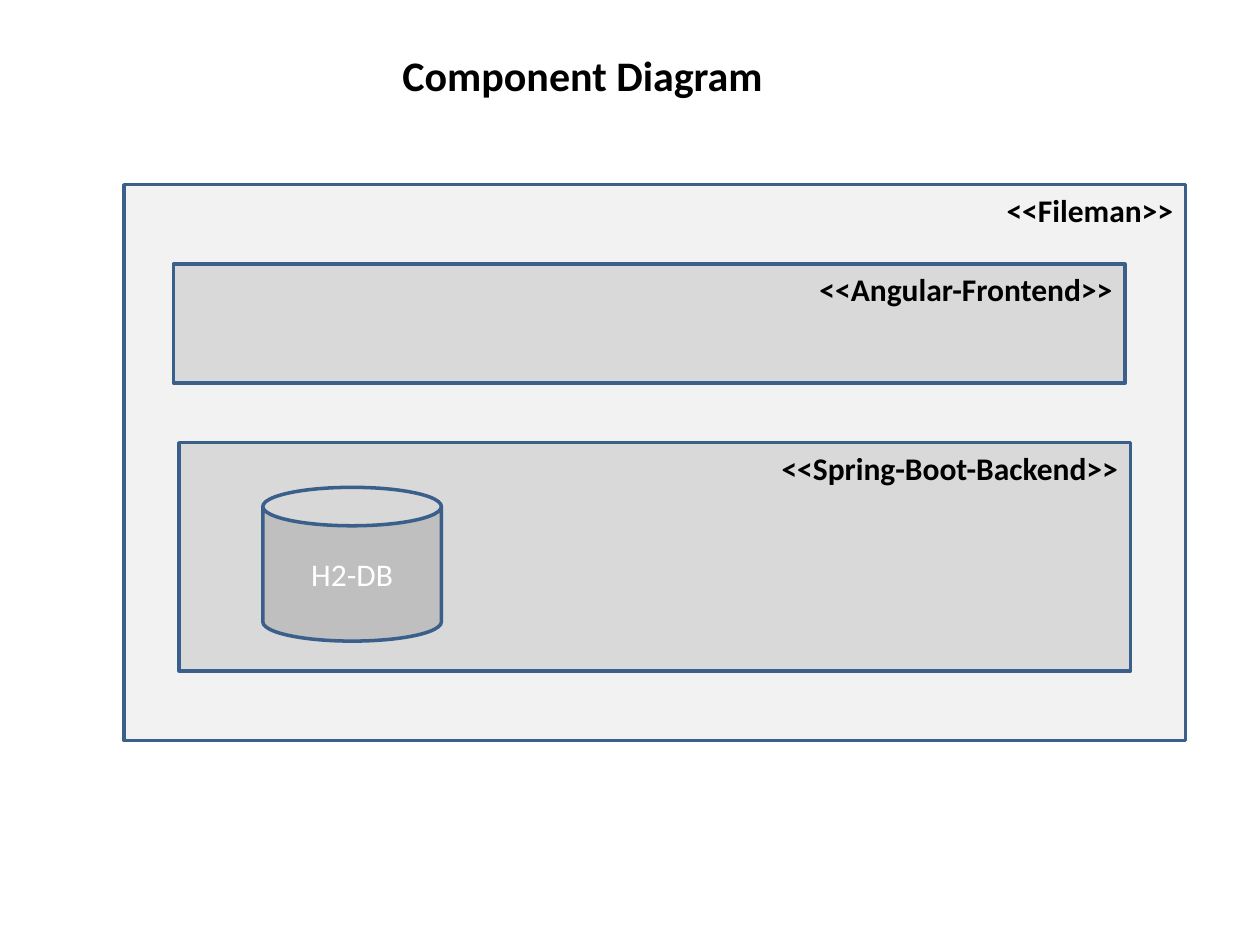
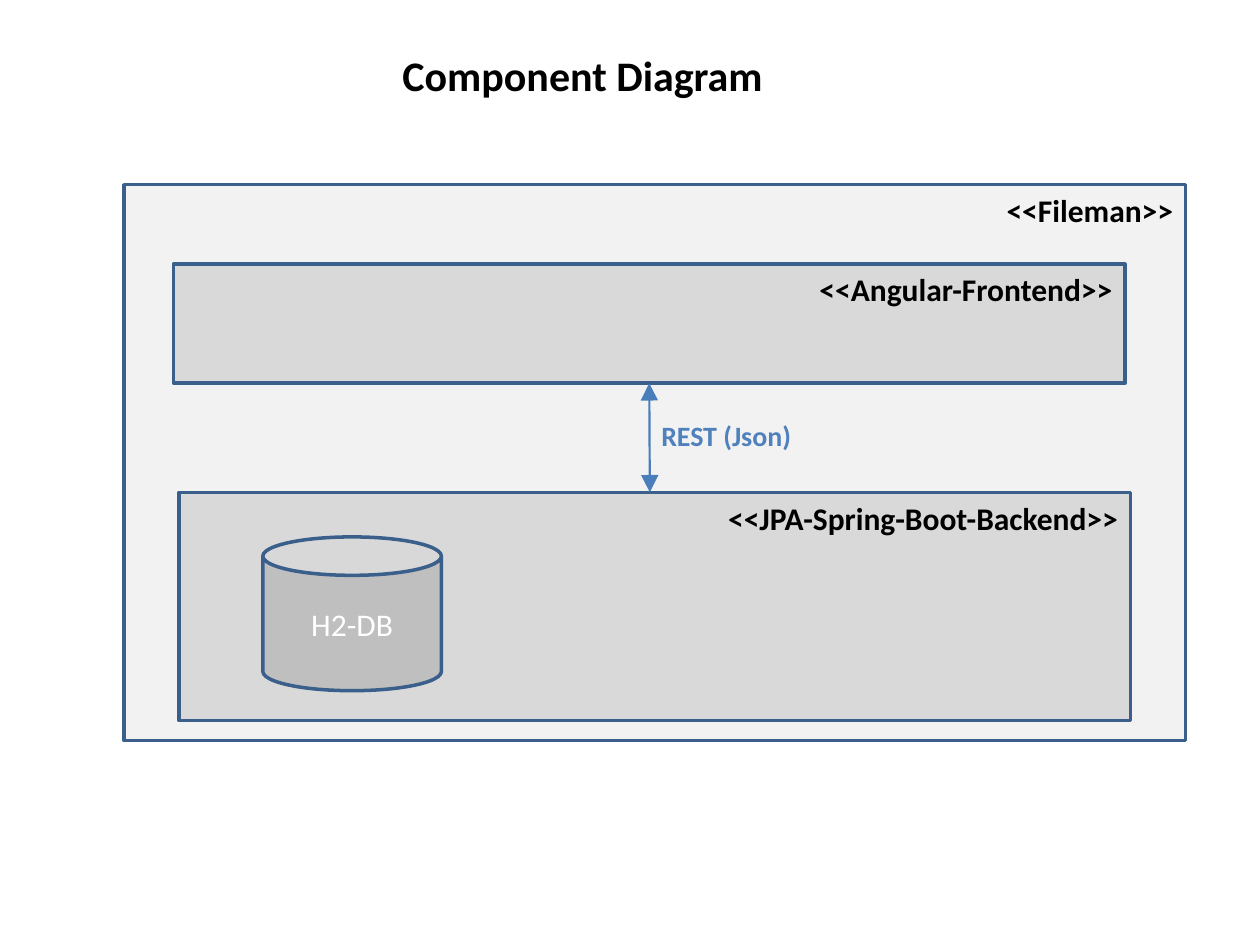
Before and after one commit to iks-github/fileman, a slide deck: slide 3 of documentation/FilemanDocu.pptx. Drawn at 1260x945 pixels with LibreOffice and Linux fonts; fonts in the diff are those of the drawing. Boxes give left, top, right and bottom in pixels: in the first picture for what was removed or moved away, otherwise in the second. Text is boxed around its words. In the diff, an @@ line names an element or a change of style, - is before the commit and + after.

```diff
--- a/documentation/FilemanDocu.pptx
+++ b/documentation/FilemanDocu.pptx
@@ double arrow added from (649, 383) to (650, 493), #4B7EBC 1.25 pt @@
@@ text added at <box>661,425,791,450</box>, 16 pt, text #4F81BD, bold @@
+REST (Json)
@@ rectangle "<<JPA-Spring-Boot-Backend>>": place and size @@
-rectangle "<<JPA-Spring-Boot-Backend>>" at <box>179,442,1130,670</box>
+rectangle "<<JPA-Spring-Boot-Backend>>" at <box>179,493,1130,721</box>
@@ text in rectangle at <box>728,508,1118,536</box>: text changed @@
-<<Spring-Boot-Backend>>
+<<JPA-Spring-Boot-Backend>>
@@ cylinder "H2-DB": place and size @@
-cylinder "H2-DB" at <box>263,488,442,641</box>
+cylinder "H2-DB" at <box>263,537,442,690</box>
```
Also in this commit, not shown: 1 other file.
